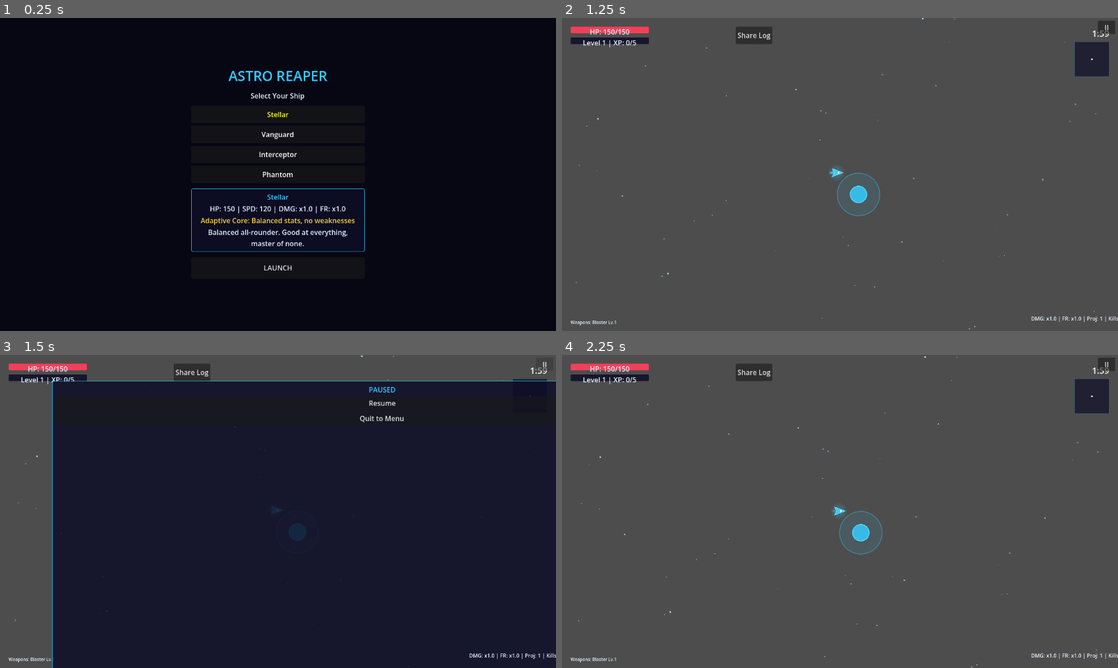
Above: before the commit, frames 1-4 (two rows, left to right).
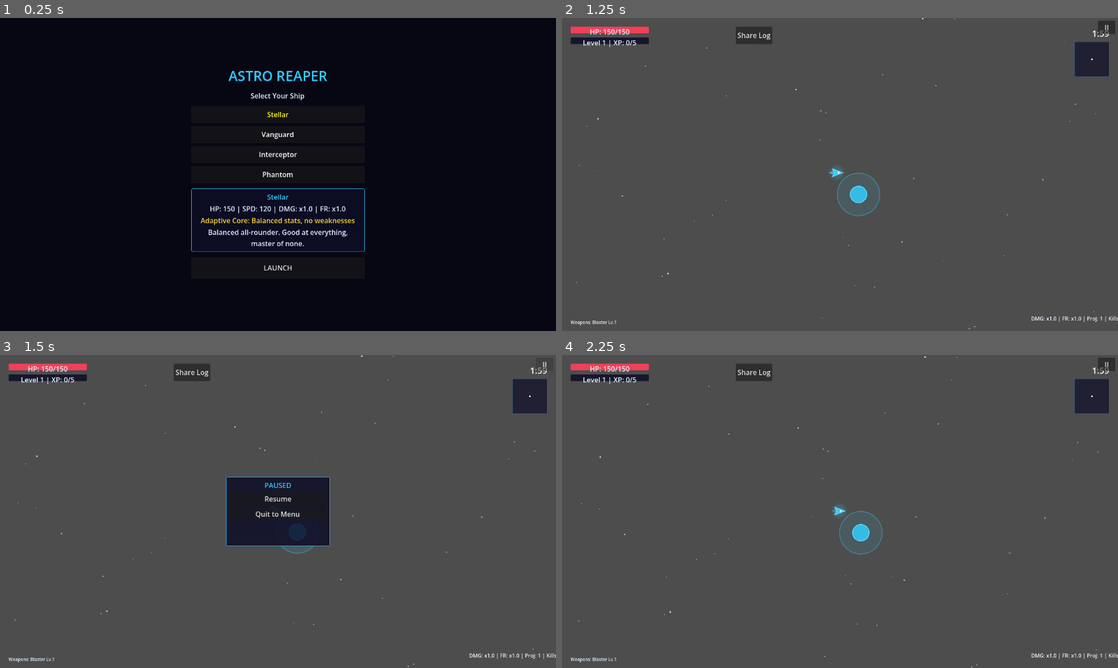
Above: after the commit, the same moments.

Repository: jlromgaz/Astro-Reaper
Game: Godot game, scene res://scenes/ui/main_menu.tscn
The game is run twice, just before and just after one commit, with the same random seed, the same clock (stepped at 60 frames per second) and the same inputs.
Inputs:
- Up to frame 1 (0.25 s): no input
- Up to frame 2 (1.25 s): click "LAUNCH" at 0.5 s
- Up to frame 3 (1.5 s): click "II" at 1.25 s
- Up to frame 4 (2.25 s): click "Resume" at 2 s

Frames 1-2 are identical in both runs. In frame 3, 79% of the frame differs, in the area x 9-100%, y 8-100%; in frame 4, nothing differs.

Commit message:
fix(ui): center end-game and pause panels inside viewport; guard player against double death

Diff:
--- a/scenes/ui/hud.tscn
+++ b/scenes/ui/hud.tscn
@@ -178,13 +178,15 @@
 
 [node name="GameOverPanel" type="PanelContainer" parent="."]
 visible = false
-anchors_preset = 15
-anchor_right = 1.0
-anchor_bottom = 1.0
-offset_left = 80.0
-offset_top = 60.0
-offset_right = 400.0
-offset_bottom = 210.0
+anchors_preset = 8
+anchor_left = 0.5
+anchor_top = 0.5
+anchor_right = 0.5
+anchor_bottom = 0.5
+offset_left = -200.0
+offset_top = -120.0
+offset_right = 200.0
+offset_bottom = 120.0
 theme_override_styles/panel = SubResource("StyleBoxFlat_panel")
 
 [node name="VBox" type="VBoxContainer" parent="GameOverPanel"]
@@ -222,13 +224,15 @@
 
 [node name="PausePanel" type="PanelContainer" parent="."]
 visible = false
-anchors_preset = 15
-anchor_right = 1.0
-anchor_bottom = 1.0
-offset_left = 120.0
-offset_top = 60.0
-offset_right = 360.0
-offset_bottom = 210.0
+anchors_preset = 8
+anchor_left = 0.5
+anchor_top = 0.5
+anchor_right = 0.5
+anchor_bottom = 0.5
+offset_left = -120.0
+offset_top = -80.0
+offset_right = 120.0
+offset_bottom = 80.0
 theme_override_styles/panel = SubResource("StyleBoxFlat_panel")
 
 [node name="VBox" type="VBoxContainer" parent="PausePanel"]
--- a/scripts/player/player.gd
+++ b/scripts/player/player.gd
@@ -12,6 +12,7 @@
 var fire_rate_mult: float = 1.0
 var pickup_radius: float = 40.0
 var enemies_killed := 0
+var _is_dead := false
 
 var _move_input := Vector2.ZERO
 ## Each entry: { "node": Node2D, "type": String, "level": int, "projectile_count": int }
@@ -258,7 +259,7 @@
 
 
 func take_damage(amount: float, _source: Node) -> void:
-	if _invincibility_timer > 0:
+	if _is_dead or _invincibility_timer > 0:
 		return
 
 	var remaining_dmg = amount
@@ -299,6 +300,9 @@
 
 
 func _die() -> void:
+	if _is_dead:
+		return
+	_is_dead = true
 	DebugLog.log_info("COMBAT", "Player died")
 	EventBus.player_died.emit()
 	GameManager.end_game("death")
--- a/tests/unit/test_hud_difficulty.gd
+++ b/tests/unit/test_hud_difficulty.gd
@@ -56,6 +56,24 @@
 	)
 
 
+func test_game_over_panel_fits_inside_viewport() -> void:
+	EventBus.player_died.emit()
+	await get_tree().process_frame
+	var rect: Rect2 = hud.game_over_panel.get_global_rect()
+	var vp: Rect2 = Rect2(Vector2.ZERO, hud.game_over_panel.get_viewport_rect().size)
+	assert_true(vp.encloses(rect),
+		"Game over panel %s must fit inside viewport %s" % [rect, vp])
+
+
+func test_pause_panel_fits_inside_viewport() -> void:
+	hud.pause_panel.show()
+	await get_tree().process_frame
+	var rect: Rect2 = hud.pause_panel.get_global_rect()
+	var vp: Rect2 = Rect2(Vector2.ZERO, hud.pause_panel.get_viewport_rect().size)
+	assert_true(vp.encloses(rect),
+		"Pause panel %s must fit inside viewport %s" % [rect, vp])
+
+
 func test_game_over_panel_has_play_again_button() -> void:
 	assert_true(
 		hud.play_again_btn is Button,
--- a/tests/unit/test_player.gd
+++ b/tests/unit/test_player.gd
@@ -15,6 +15,11 @@
 	player = add_child_autofree(PLAYER_SCENE.instantiate())
 	# Let the deferred _emit_spawned run so the starting weapon is attached.
 	await get_tree().process_frame
+
+
+func after_each() -> void:
+	# Death tests trigger GameManager.end_game — restore neutral state.
+	GameManager.current_state = GameManager.State.MENU
 
 
 ## --- Ship initialization ---
@@ -98,6 +103,21 @@
 	assert_eq(player.current_hp, player.max_hp)
 
 
+func test_player_dies_only_once() -> void:
+	watch_signals(EventBus)
+	player.take_damage(9999.0, null)
+	player.take_damage(9999.0, null)
+	assert_signal_emit_count(EventBus, "player_died", 1,
+		"A dead player must not die again on further damage")
+
+
+func test_dead_player_ignores_damage() -> void:
+	player.take_damage(9999.0, null)
+	var hp_at_death: float = player.current_hp
+	player.take_damage(50.0, null)
+	assert_eq(player.current_hp, hp_at_death, "HP must not keep dropping after death")
+
+
 ## --- Ship visual hit feedback ---
 
 func test_visual_flashes_on_player_damaged() -> void:
